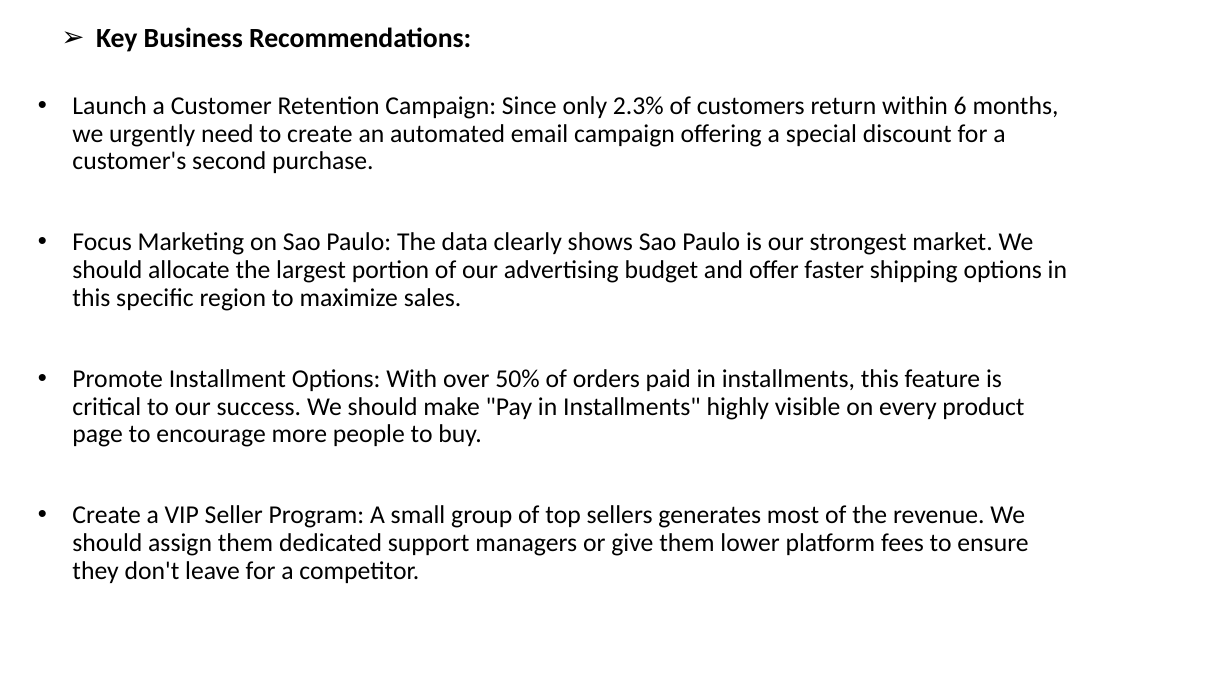
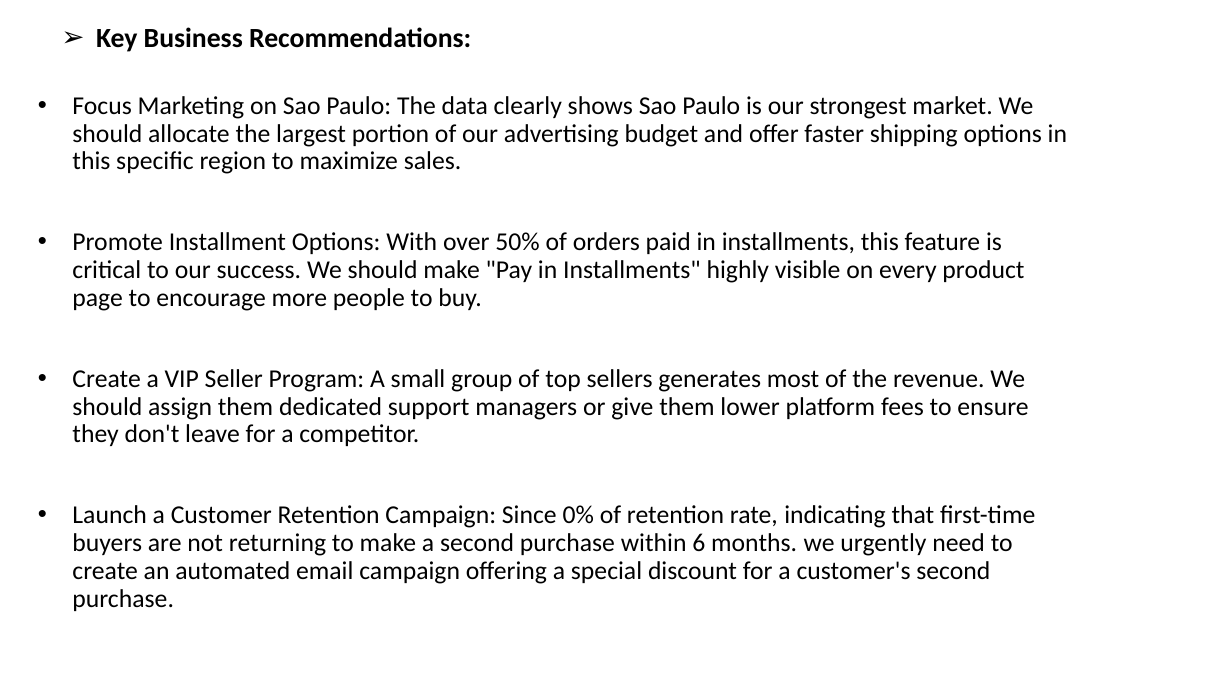
Before and after one commit to komalchahal/End-To-End-Sales-Analysis, a slide deck: slide 17 of Project Summary.pptx. Drawn at 1232x693 pixels with LibreOffice and Linux fonts; fonts in the diff are those of the drawing. Boxes give left, top, right and bottom in pixels: in the first picture for what was removed or moved away, otherwise in the second. Text is boxed around its words. In the diff, an @@ line names an element or a change of style, - is before the commit and + after.

```diff
--- a/Project Summary.pptx
+++ b/Project Summary.pptx
@@ subtitle at (72,96,1059,173): paragraph removed @@
-• Launch a Customer Retention Campaign: Since only 2.3% of customers return within 6 months, we urgently need to create an automated email campaign offering a special discount for a customer's second purchase.
@@ subtitle at (72,505,1035,611): paragraph added @@
+• Launch a Customer Retention Campaign: Since 0% of retention rate, indicating that first-time buyers are not returning to make a second purchase within 6 months. we urgently need to create an automated email campaign offering a special discount for a customer's second purchase.
```
Also in this commit, not shown: 4 other slides changed.
